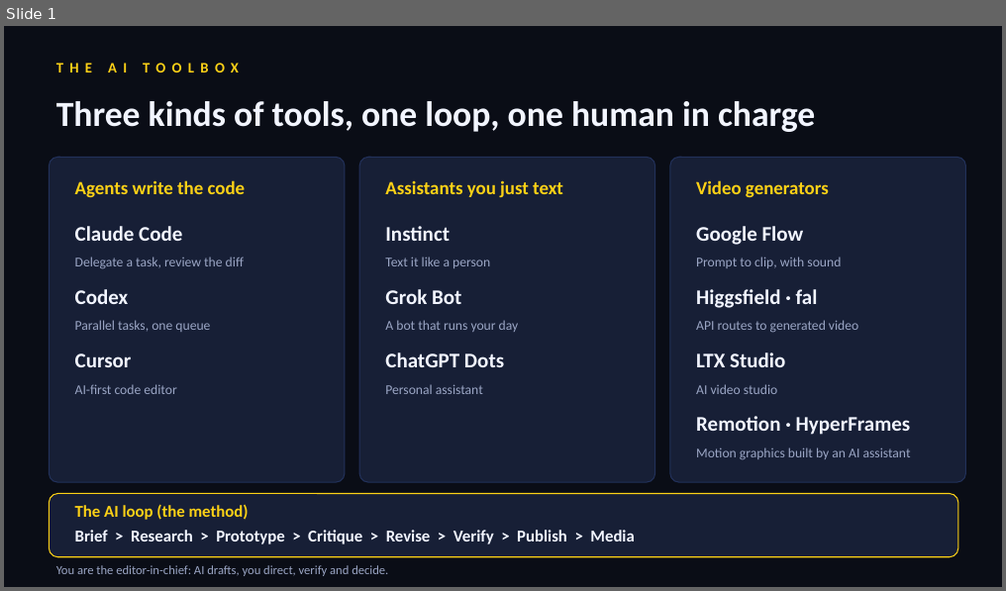
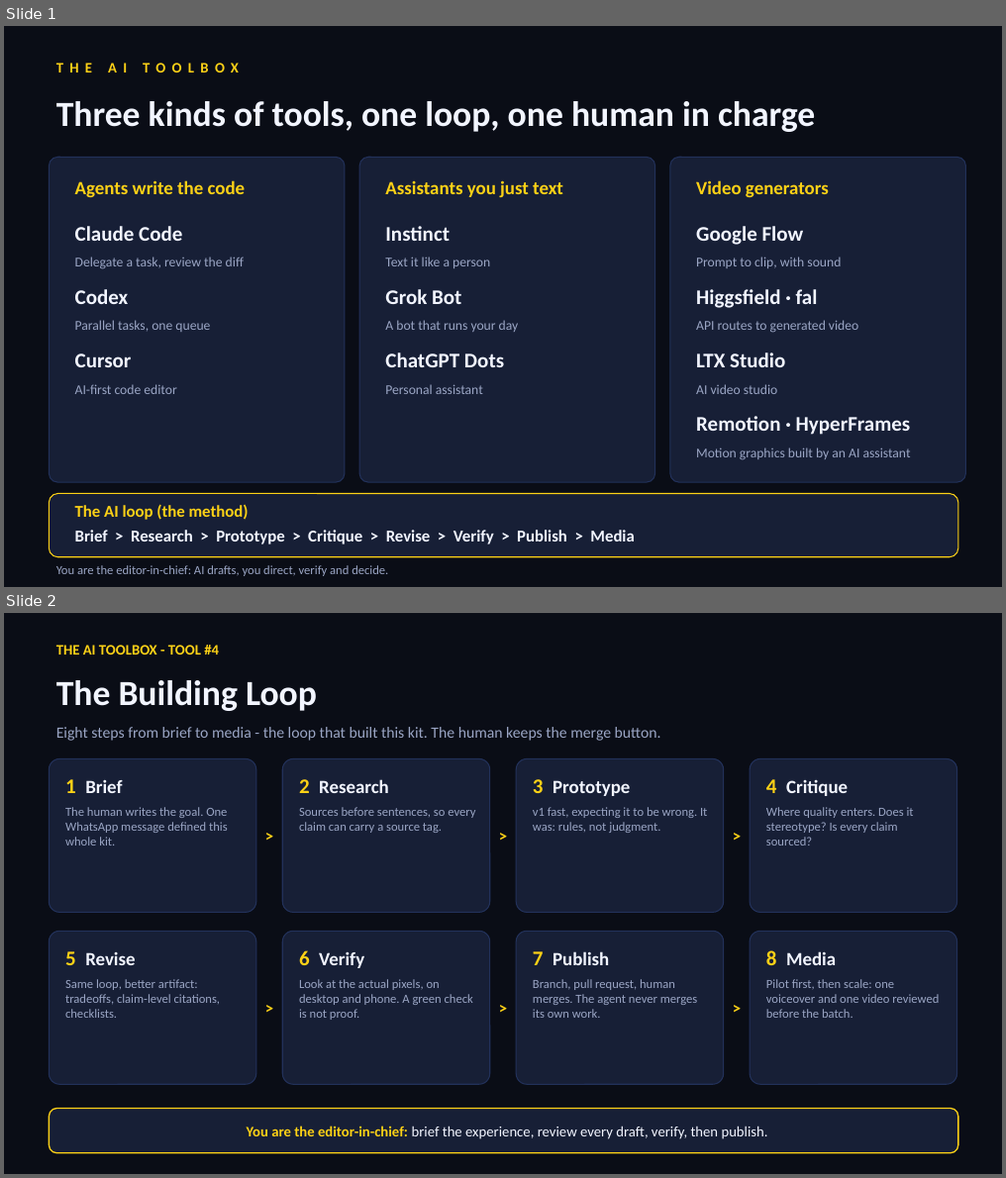
Before and after one commit to SoundGuyAI/RuniLectures, a slide deck: ai-tools/AI-Toolbox-slide.pptx. Shown one above the other, each under a label of ours: slide 1 before the commit, slides 1 and 2 after it. The pictures are 1006x591 and 1006x1178 pixels, drawn with LibreOffice and Linux fonts; fonts in the diff are those of the drawing. Boxes give left, top, right and bottom in pixels: in the first picture for what was removed or moved away, otherwise in the second. Text is boxed around its words. In the diff, an @@ line names an element or a change of style, - is before the commit and + after.

Commit message:
Add Tool #4 The Building Loop slide to the toolbox PPTX

```diff
--- a/ai-tools/AI-Toolbox-slide.pptx
+++ b/ai-tools/AI-Toolbox-slide.pptx
@@ slide 2 added at box(4, 613, 1002, 1174), background #0A0D16 @@
@@ text added at box(56, 645, 219, 655), 14 pt, text #FCD116, bold @@
+THE AI TOOLBOX - TOOL #4
@@ text added at box(56, 680, 317, 711), 34 pt, text #F2F5FF, bold @@
+The Building Loop
@@ text added at box(56, 727, 661, 741), 15 pt, text #9AA5C4 @@
+Eight steps from brief to media - the loop that built this kit. The human keeps the merge button.
@@ rounded rectangle added at box(49, 759, 256, 912), fill #171F36, outline #22315A 1 pt, 12 pt, text #9AA5C4 @@
+1 Brief
+The human writes the goal. One WhatsApp message defined this whole kit.
@@ rounded rectangle added at box(282, 759, 490, 912), fill #171F36, outline #22315A 1 pt, 12 pt, text #9AA5C4 @@
+2 Research
+Sources before sentences, so every claim can carry a source tag.
@@ rounded rectangle added at box(516, 759, 724, 912), fill #171F36, outline #22315A 1 pt, 12 pt, text #9AA5C4 @@
+3 Prototype
+v1 fast, expecting it to be wrong. It was: rules, not judgment.
@@ rounded rectangle added at box(749, 759, 957, 912), fill #171F36, outline #22315A 1 pt, 12 pt, text #9AA5C4 @@
+4 Critique
+Where quality enters. Does it stereotype? Is every claim sourced?
@@ text added at box(257, 822, 281, 849), 16 pt, text #FCD116, bold @@
+>
@@ text added at box(491, 822, 515, 849), 16 pt, text #FCD116, bold @@
+>
@@ text added at box(725, 822, 748, 849), 16 pt, text #FCD116, bold @@
+>
@@ rounded rectangle added at box(49, 931, 256, 1084), fill #171F36, outline #22315A 1 pt, 12 pt, text #9AA5C4 @@
+5 Revise
+Same loop, better artifact: tradeoffs, claim-level citations, checklists.
@@ rounded rectangle added at box(282, 931, 490, 1084), fill #171F36, outline #22315A 1 pt, 12 pt, text #9AA5C4 @@
+6 Verify
+Look at the actual pixels, on desktop and phone. A green check is not proof.
@@ rounded rectangle added at box(516, 931, 724, 1084), fill #171F36, outline #22315A 1 pt, 12 pt, text #9AA5C4 @@
+7 Publish
+Branch, pull request, human merges. The agent never merges its own work.
@@ rounded rectangle added at box(749, 931, 957, 1084), fill #171F36, outline #22315A 1 pt, 12 pt, text #9AA5C4 @@
+8 Media
+Pilot first, then scale: one voiceover and one video reviewed before the batch.
@@ text added at box(257, 994, 281, 1021), 16 pt, text #FCD116, bold @@
+>
@@ text added at box(491, 994, 515, 1021), 16 pt, text #FCD116, bold @@
+>
@@ text added at box(725, 994, 748, 1021), 16 pt, text #FCD116, bold @@
+>
@@ rounded rectangle added at box(49, 1109, 958, 1154), fill #171F36, outline #FCD116 1.25 pt, 14 pt, text #F2F5FF @@
+You are the editor-in-chief: brief the experience, review every draft, verify, then publish.
```
